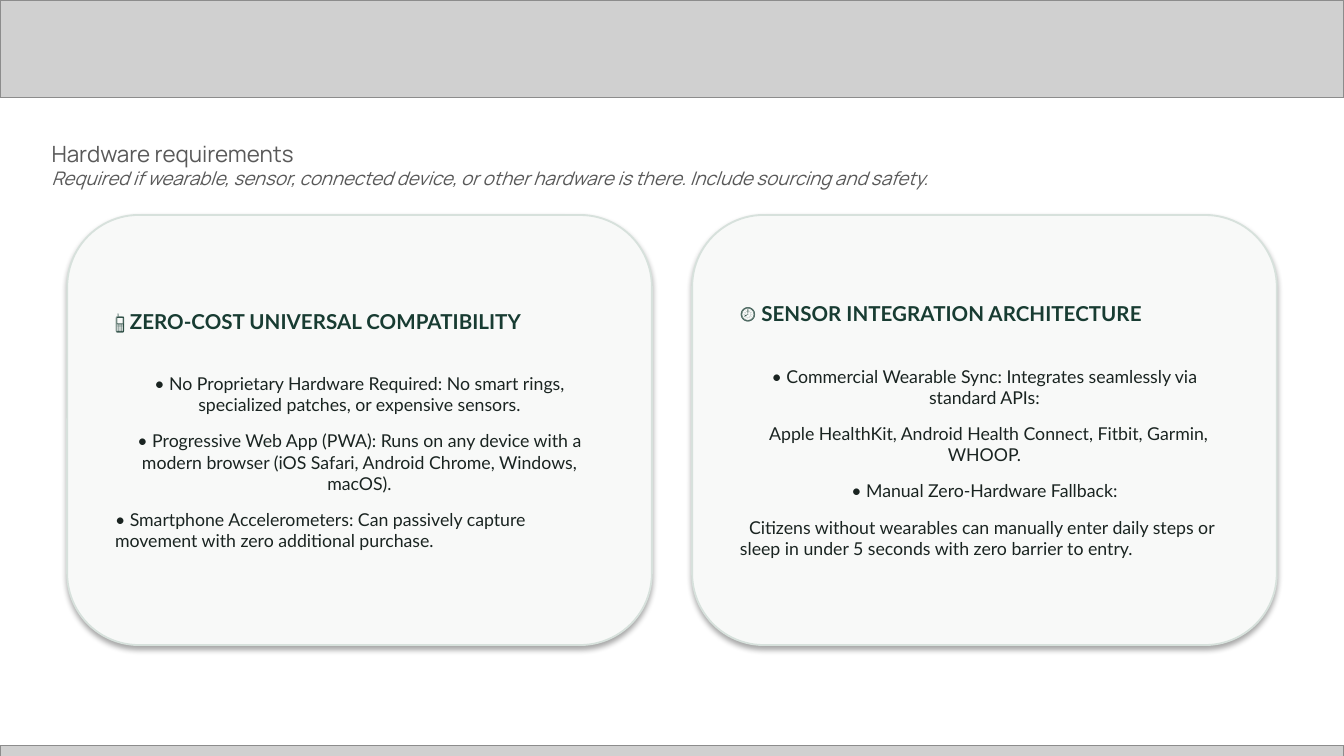
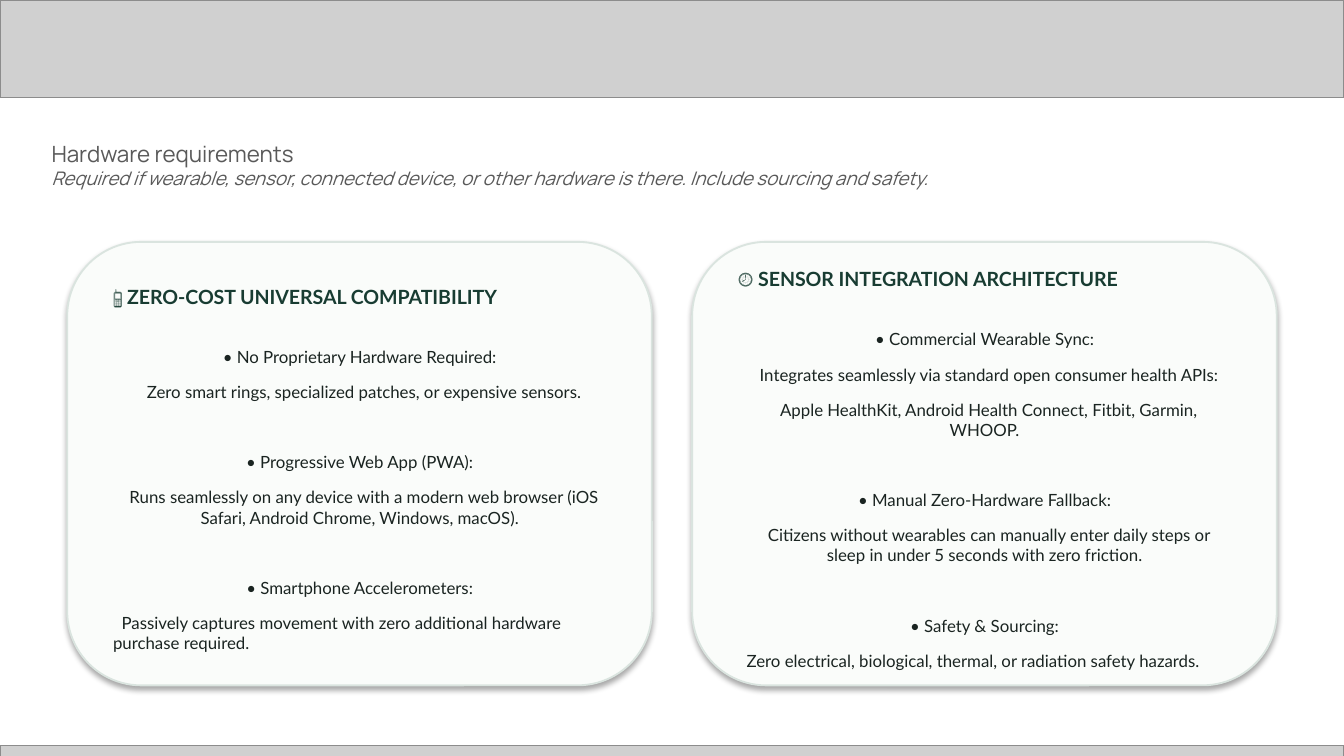
Before and after one commit to misterA-2406/well-sync, a slide deck: slide 10 of docs/WellSync_Future_Health_Submission_Pitch_Deck.pptx. Drawn at 1344x756 pixels with LibreOffice and Linux fonts; fonts in the diff are those of the drawing; grey boxes stand for pictures. Boxes give left, top, right and bottom in pixels: in the first picture for what was removed or moved away, otherwise in the second. Text is boxed around its words. In the diff, an @@ line names an element or a change of style, - is before the commit and + after.

```diff
--- a/docs/WellSync_Future_Health_Submission_Pitch_Deck.pptx
+++ b/docs/WellSync_Future_Health_Submission_Pitch_Deck.pptx
@@ rounded rectangle "📱 ZERO-COST UNIVERSAL COMPATIBILITY" resized from (x1=67, y1=215, x2=652, y2=645) to (x1=67, y1=242, x2=652, y2=685) @@
@@ rounded rectangle "📱 ZERO-COST UNIVERSAL COMPATIBILITY" at (x1=67, y1=242, x2=652, y2=685): fill #F8F9F8 to #FAFCFA; outline #D7E1DC 1 pt to #DAE4DF 1 pt @@
@@ rounded rectangle "⌚ SENSOR INTEGRATION ARCHITECTURE" at (x1=692, y1=242, x2=1277, y2=685): fill #F8F9F8 to #FAFCFA; outline #D7E1DC 1 pt to #DAE4DF 1 pt @@
@@ rounded rectangle "⌚ SENSOR INTEGRATION ARCHITECTURE" resized from (x1=692, y1=215, x2=1277, y2=645) to (x1=692, y1=242, x2=1277, y2=685) @@
@@ text in rounded rectangle at (x1=127, y1=289, x2=497, y2=304): size 11 to 10.5 pt in "📱 ZERO-COST UNIVERSAL COMPATIBILITY" @@
@@ text in rounded rectangle at (x1=758, y1=271, x2=1118, y2=286): size 11 to 10.5 pt in "⌚ SENSOR INTEGRATION ARCHITECTURE" @@
@@ text in rounded rectangle at (x1=113, y1=350, x2=598, y2=652): text changed; size 9.5 to 9 pt @@
-• No Proprietary Hardware Required: No smart rings, specialized patches, or expensive sensors.
-• Progressive Web App (PWA): Runs on any device with a modern browser (iOS Safari, Android Chrome, Windows, macOS).
-• Smartphone Accelerometers: Can passively capture movement with zero additional purchase.
+• No Proprietary Hardware Required:
+Zero smart rings, specialized patches, or expensive sensors.
+• Progressive Web App (PWA):
+Runs seamlessly on any device with a modern web browser (iOS Safari, Android Chrome, Windows, macOS).
+• Smartphone Accelerometers:
+Passively captures movement with zero additional hardware purchase required.
@@ text in rounded rectangle at (x1=747, y1=332, x2=1218, y2=670): text changed; size 9.5 to 9 pt @@
-• Commercial Wearable Sync: Integrates seamlessly via standard APIs:
-Apple HealthKit, Android Health Connect, Fitbit, Garmin, WHOOP.
-• Manual Zero-Hardware Fallback:
-Citizens without wearables can manually enter daily steps or sleep in under 5 seconds with zero barrier to entry.
+• Commercial Wearable Sync:
+Integrates seamlessly via standard open consumer health APIs:
+Apple HealthKit, Android Health Connect, Fitbit, Garmin, WHOOP.
+• Manual Zero-Hardware Fallback:
+Citizens without wearables can manually enter daily steps or sleep in under 5 seconds with zero friction.
+• Safety & Sourcing:
+Zero electrical, biological, thermal, or radiation safety hazards.
```
Also in this commit, not shown: 15 other slides changed, 2 other files.
